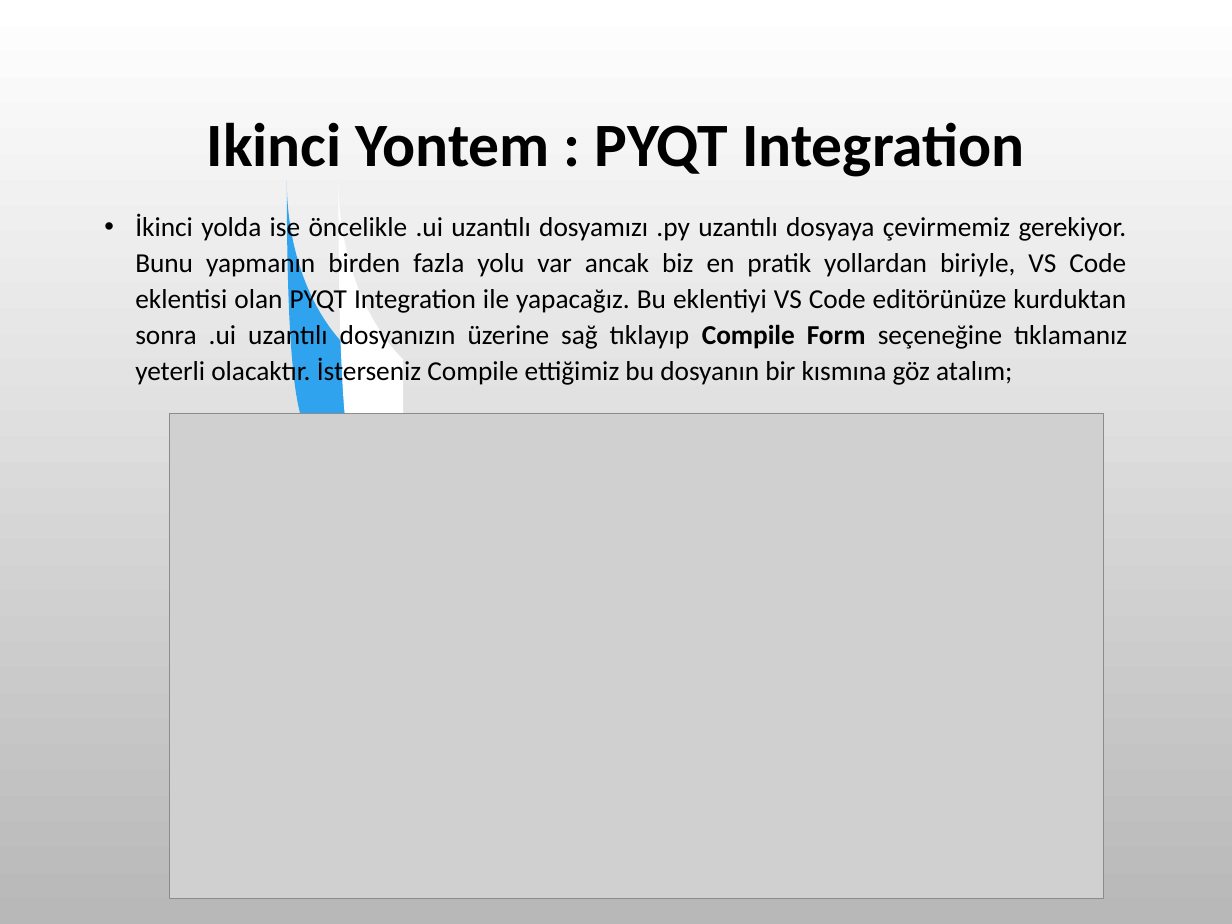
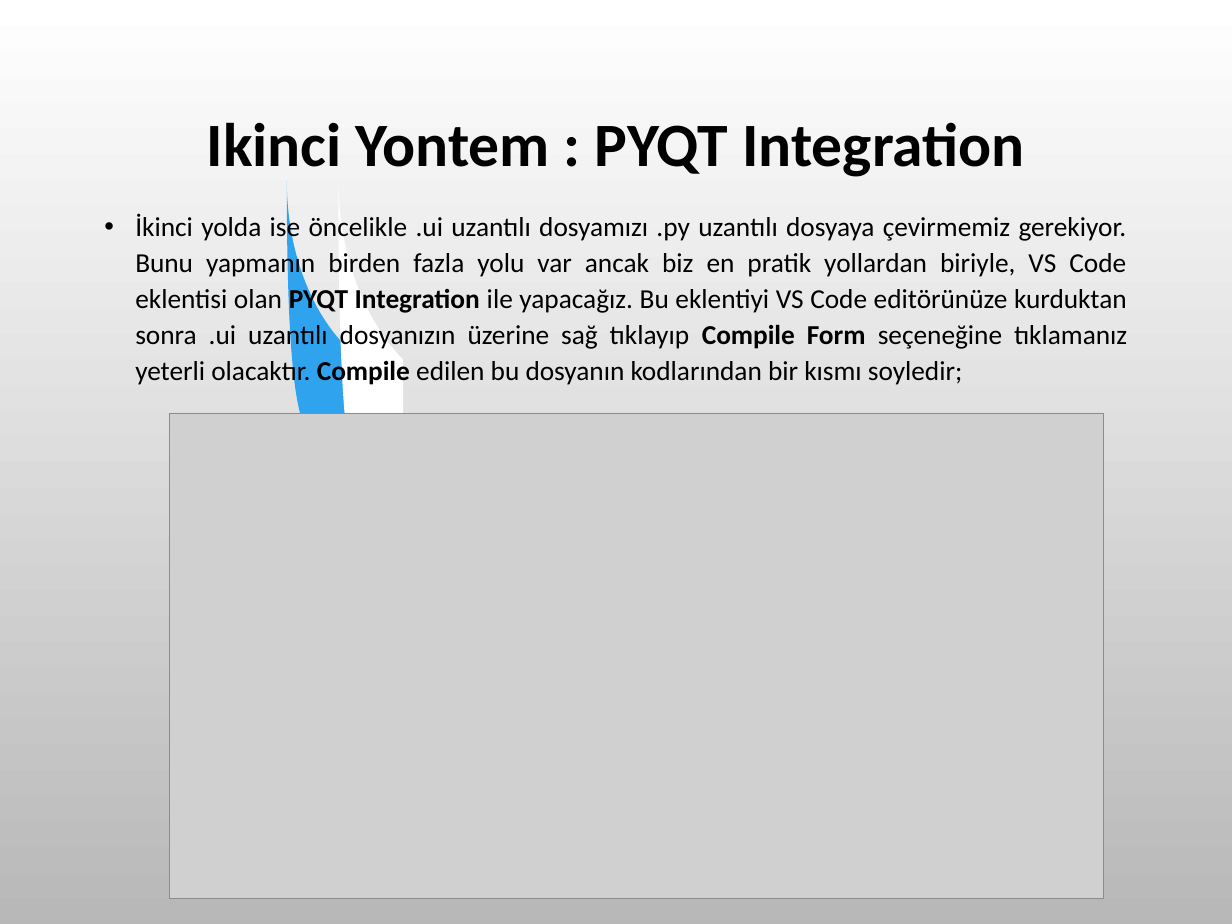
Before and after one commit to SevdanurGENC/20-21-Lecture-Notes, a slide deck: slide 18 of GorselProgramlamaII/1. Bolum - Gorsel Programlama II - Giris.ppt (slide 17 before the commit). Drawn at 1232x924 pixels with LibreOffice and Linux fonts; fonts in the diff are those of the drawing; grey boxes stand for pictures; background and template pictures are left out. Boxes give left, top, right and bottom in pixels: in the first picture for what was removed or moved away, otherwise in the second. Text is boxed around its words. In the diff, an @@ line names an element or a change of style, - is before the commit and + after.

```diff
--- a/GorselProgramlamaII/1. Bolum - Gorsel Programlama II - Giris.ppt
+++ b/GorselProgramlamaII/1. Bolum - Gorsel Programlama II - Giris.ppt
@@ text at box(135, 214, 1127, 387): text changed @@
-• İkinci yolda ise öncelikle .ui uzantılı dosyamızı .py uzantılı dosyaya çevirmemiz gerekiyor. Bunu yapmanın birden fazla yolu var ancak biz en pratik yollardan biriyle, VS Code eklentisi olan PYQT Integration ile yapacağız. Bu eklentiyi VS Code editörünüze kurduktan sonra .ui uzantılı dosyanızın üzerine sağ tıklayıp Compile Form seçeneğine tıklamanız yeterli olacaktır. İsterseniz Compile ettiğimiz bu dosyanın bir kısmına göz atalım;
+• İkinci yolda ise öncelikle .ui uzantılı dosyamızı .py uzantılı dosyaya çevirmemiz gerekiyor. Bunu yapmanın birden fazla yolu var ancak biz en pratik yollardan biriyle, VS Code eklentisi olan PYQT Integration ile yapacağız. Bu eklentiyi VS Code editörünüze kurduktan sonra .ui uzantılı dosyanızın üzerine sağ tıklayıp Compile Form seçeneğine tıklamanız yeterli olacaktır. Compile edilen bu dosyanın kodlarından bir kısmı soyledir;
```
Also in this commit, not shown: 11 other slides changed, 1 slide added, 20 other files.
